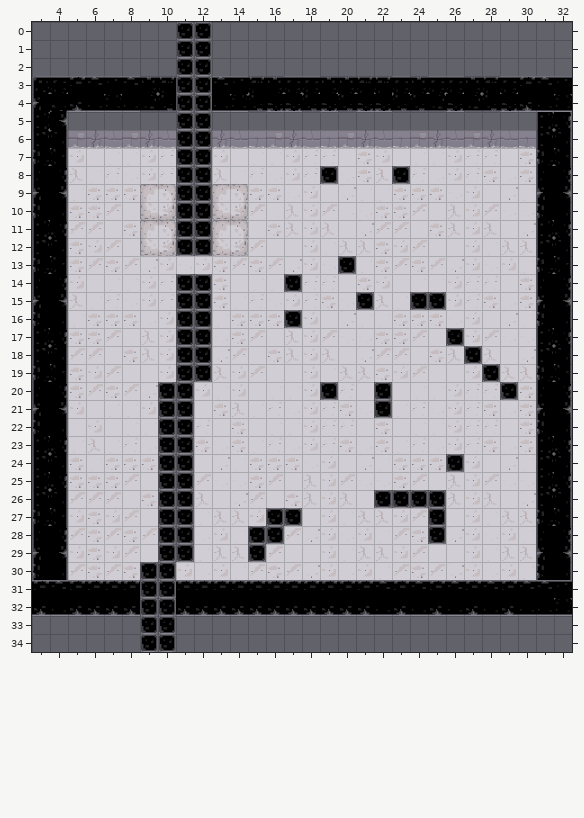
Two versions of a level (Tiled map (JSON), src/map/testMap.json). The picture above was drawn from the file before the commit.
Cells are 32x32 px. Shown: x 3..32, y 0..34.
Once edited:
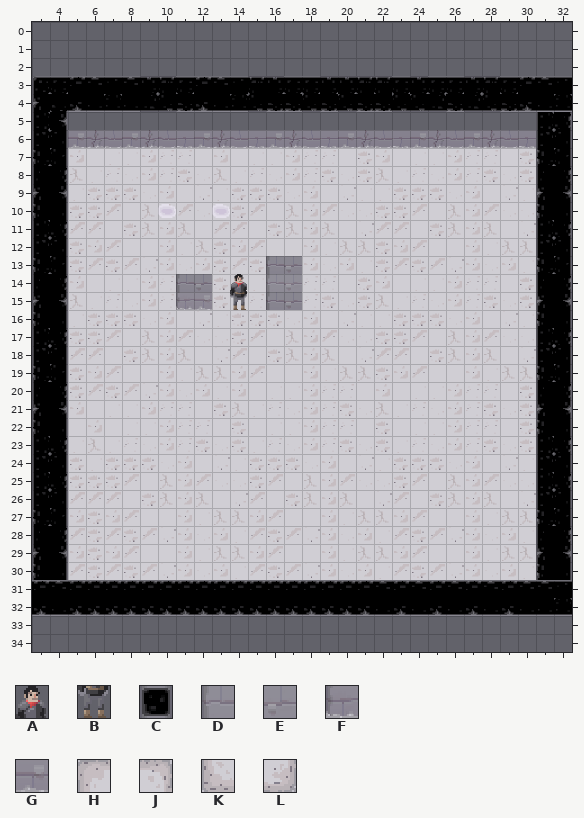
Key: from "tiles": A 44, B 76, C 194, D 288, E 289, F 320, G 321, H 386, J 387, K 418, L 419.
_ is an empty cell, . an unchanged one.
See-through tiles are keyed as they look on the map.
Diff:
layer "wall" opacity 100% -> 90%
--- layer "floor_decor"
@@ x 14..17 @@
-15 _.__
+15 B.DE
--- layer "wall"
@@ x 9..29 @@
- 0 ..CC.................
- 1 ..CC.................
- 2 ..CC.................
- 3 ..CC.................
- 4 ..CC.................
- 5 ..CC.................
- 6 ..CC.................
- 7 ..CC.................
- 8 ..CC......C...C......
- 9 ..CC.................
-10 ..CC.................
-11 ..CC.................
-12 ..CC.................
-13 ...........C.........
-14 ..CC..._C............
-15 ..CC........C..CC....
-16 ..CC....C............
-17 ..CC.............C...
-18 ..CC..............C..
-19 ..CC...............C.
-20 .CC.......C..C......C
-21 .CC..........C.......
-22 .CC..................
-23 .CC..................
-24 .CC..............C...
-25 .CC..................
-26 .CC..........CCCC....
-27 .CC....CC.......C....
-28 .CC...CC........C....
-29 .CC...C..............
-30 CC...................
-31 CC...................
-32 CC...................
-33 CC...................
-34 CC...................
+ 0 ..__.................
+ 1 ..__.................
+ 2 ..__.................
+ 3 ..__.................
+ 4 ..__.................
+ 5 ..__.................
+ 6 ..__.................
+ 7 ..__.................
+ 8 ..__......_..._......
+ 9 ..__.................
+10 ..__.................
+11 ..__.................
+12 ..__.................
+13 ..........._.........
+14 ..__...DE............
+15 ..FG........_..__....
+16 ..__...._............
+17 ..__............._...
+18 ..__.............._..
+19 ..__..............._.
+20 .__......._.._......_
+21 .__.........._.......
+22 .__..................
+23 .__..................
+24 .__.............._...
+25 .__..................
+26 .__..........____....
+27 .__....__......._....
+28 .__...__........_....
+29 .__..._..............
+30 __...................
+31 __...................
+32 __...................
+33 __...................
+34 __...................
--- layer "wall_decor"
@@ x 9..14 @@
- 9 HJ..HJ
-10 KL..KL
-11 HJ..HJ
-12 KL..KL
+ 9 __..__
+10 __..__
+11 __..__
+12 __..__
--- layer "roof"
@@ x 11..17 @@
-13 .....__
-14 __._...
+13 .....DE
+14 DE.A...
